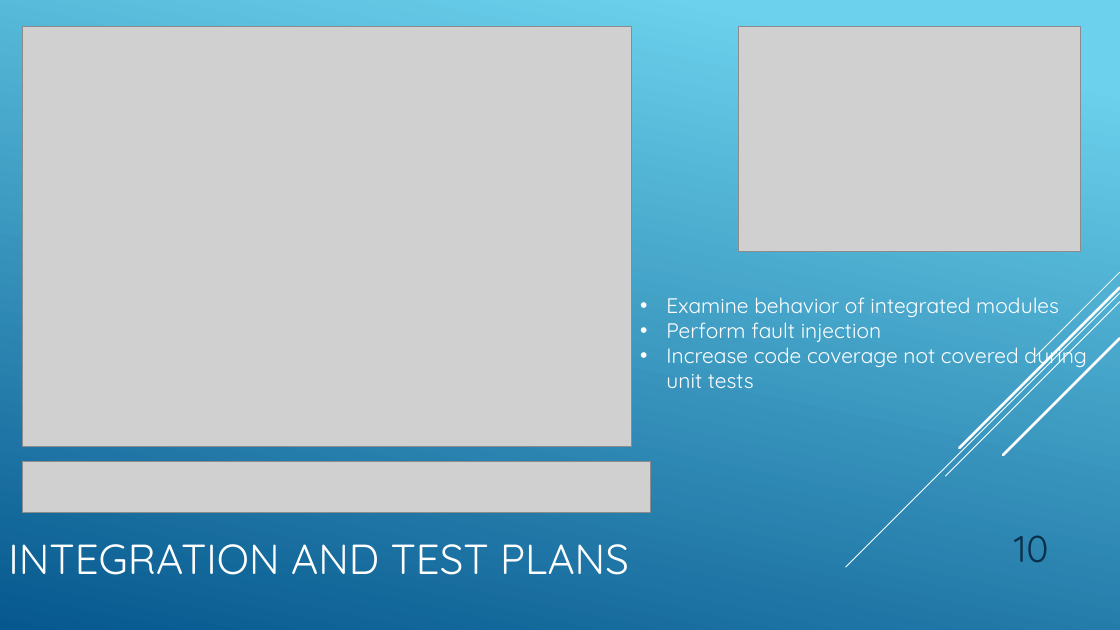
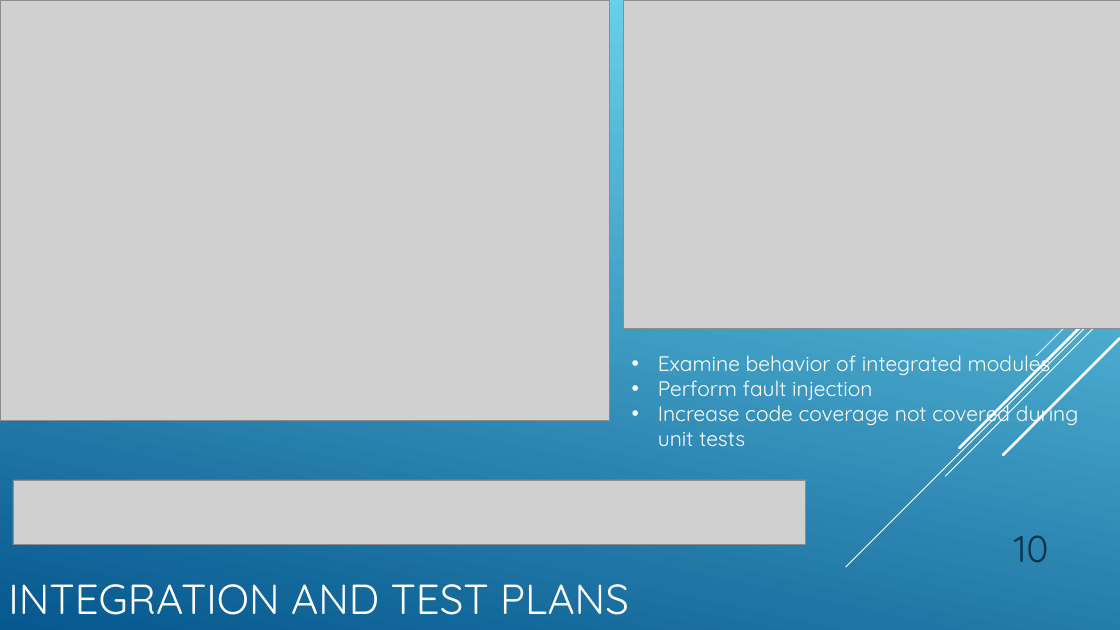
Before and after one commit to AndrewERAU/Calendar, a slide deck: slide 10 of docs/SE420_Sverdrup_Leffler_DiPinto_Velarde.pptx. Drawn at 1120x630 pixels with LibreOffice and Linux fonts; fonts in the diff are those of the drawing; grey boxes stand for pictures. Boxes give left, top, right and bottom in pixels: in the first picture for what was removed or moved away, otherwise in the second. Text is boxed around its words. In the diff, an @@ line names an element or a change of style, - is before the commit and + after.

Commit message:
Final powerpoint

```diff
--- a/docs/SE420_Sverdrup_Leffler_DiPinto_Velarde.pptx
+++ b/docs/SE420_Sverdrup_Leffler_DiPinto_Velarde.pptx
@@ picture: place and size @@
-picture at <box>22,26,632,446</box>
+picture at <box>0,0,610,420</box>
@@ picture: place and size @@
-picture at <box>739,26,1081,251</box>
+picture at <box>623,0,1120,329</box>
@@ text "Examine behavior of integrated modules" rewrapped from <box>666,297,1087,388</box> to <box>658,349,1079,446</box> @@
@@ picture: place and size @@
-picture at <box>22,461,649,513</box>
+picture at <box>13,480,806,544</box>
@@ title "INTEGRATION AND TEST PLANS": place and size @@
-title "INTEGRATION AND TEST PLANS" at <box>8,544,629,575</box>
+title "INTEGRATION AND TEST PLANS" at <box>8,584,629,615</box>
```
Also in this commit, not shown: 5 other slides changed, 1 other file.
